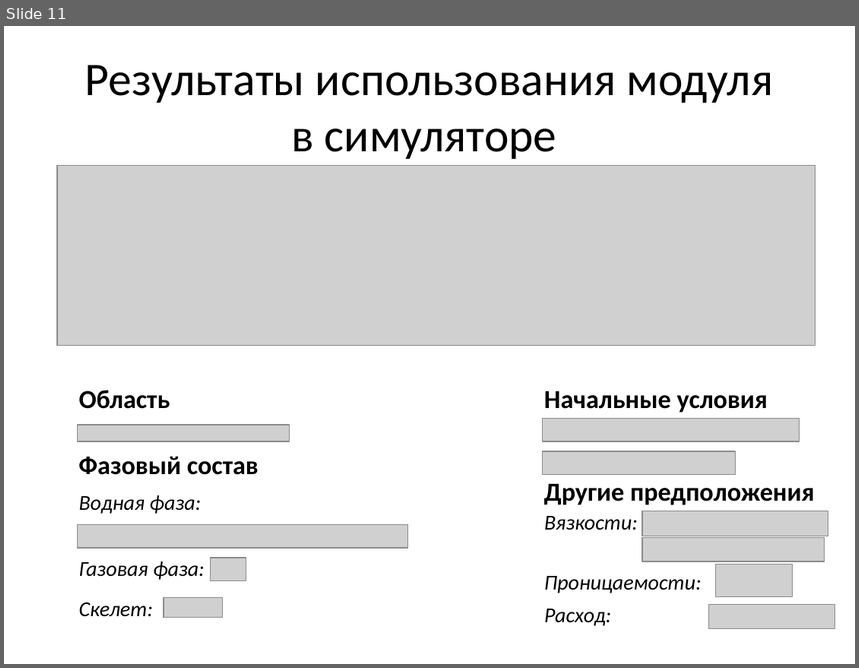
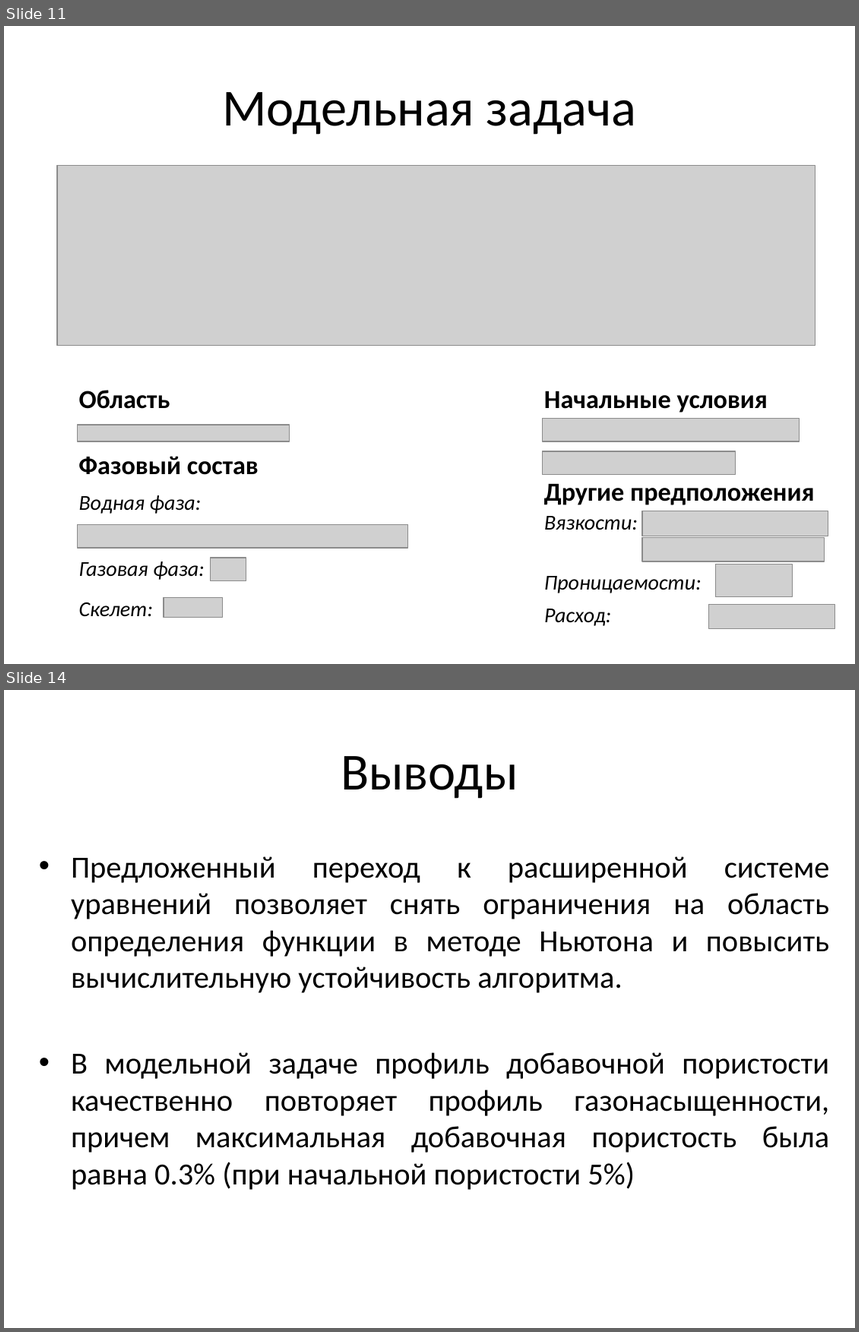
Before and after one commit to GrininViktor/Diplom, a slide deck: Презентация.pptx. Shown one above the other, each under a label of ours: slide 11 before the commit, slides 11 and 14 after it; the slides between them are not shown. The pictures are 859x668 and 859x1332 pixels, drawn with LibreOffice and Linux fonts; fonts in the diff are those of the drawing; grey boxes stand for pictures. Boxes give left, top, right and bottom in pixels: in the first picture for what was removed or moved away, otherwise in the second. Text is boxed around its words. In the diff, an @@ line names an element or a change of style, - is before the commit and + after.

```diff
--- a/Презентация.pptx
+++ b/Презентация.pptx
@@ slide 14 added at (4,690,855,1328), background #FFFFFF @@
@@ title added at (341,756,519,799), 44 pt, text #000000 @@
+Выводы
@@ text added at (71,856,830,1190), 26 pt, text #000000 @@
+• Предложенный переход к расширенной системе уравнений позволяет снять ограничения на область определения функции в методе Ньютона и повысить вычислительную устойчивость алгоритма.
+• В модельной задаче профиль добавочной пористости качественно повторяет профиль газонасыщенности, причем максимальная добавочная пористость была равна 0.3% (при начальной пористости 5%)
@@ slide 11 changed as well @@
@@ title at (222,92,637,135): text changed; size 39.6 to 44 pt @@
-Результаты использования модуля
-в симуляторе
+Модельная задача
```
Also in this commit, not shown: 10 other slides changed, 4 other slides added, 1 slide removed, 2 other files.
